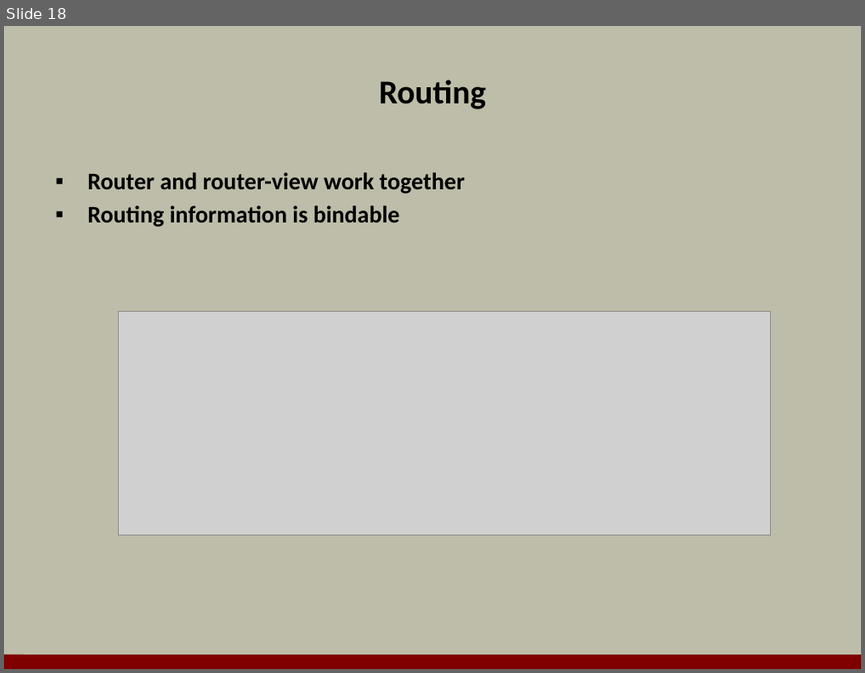
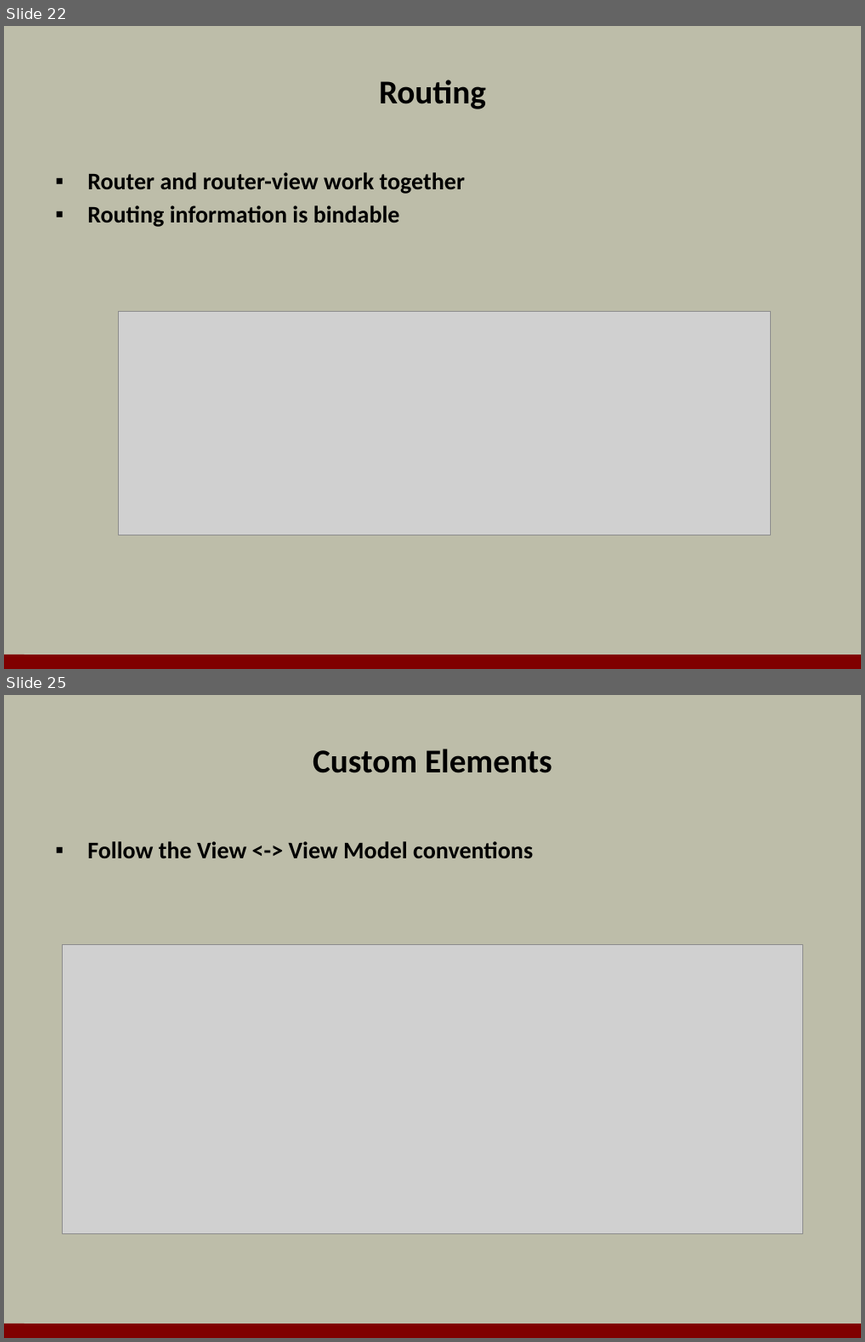
Before and after one commit to OdeToCode/classes, a slide deck: angularjs/slides/a1_aurelia.pptx. Shown one above the other, each under a label of ours: slide 18 before the commit, slides 22 and 25 after it; the slides between them are not shown. The pictures are 865x673 and 865x1342 pixels, drawn with LibreOffice and Linux fonts; fonts in the diff are those of the drawing; grey boxes stand for pictures; background and template pictures are left out. Boxes give left, top, right and bottom in pixels: in the first picture for what was removed or moved away, otherwise in the second. Text is boxed around its words. In the diff, an @@ line names an element or a change of style, - is before the commit and + after.

```diff
--- a/angularjs/slides/a1_aurelia.pptx
+++ b/angularjs/slides/a1_aurelia.pptx
@@ slide 25 added at (4, 695, 861, 1338), background #BDBDA9; not listed: 1 template element that a slide beside it also shows @@
@@ title added at (313, 749, 552, 773), 28 pt, text #000000, bold @@
+Custom Elements
@@ text added at (87, 841, 533, 858), 20 pt, text #000000, bold @@
+▪ Follow the View <-> View Model conventions
@@ picture added at (63, 945, 802, 1233) @@
@@ what was slide 18 is now slide 22 @@
```
Also in this commit, not shown: 7 other slides added, 1 slide removed, 1 other file.
